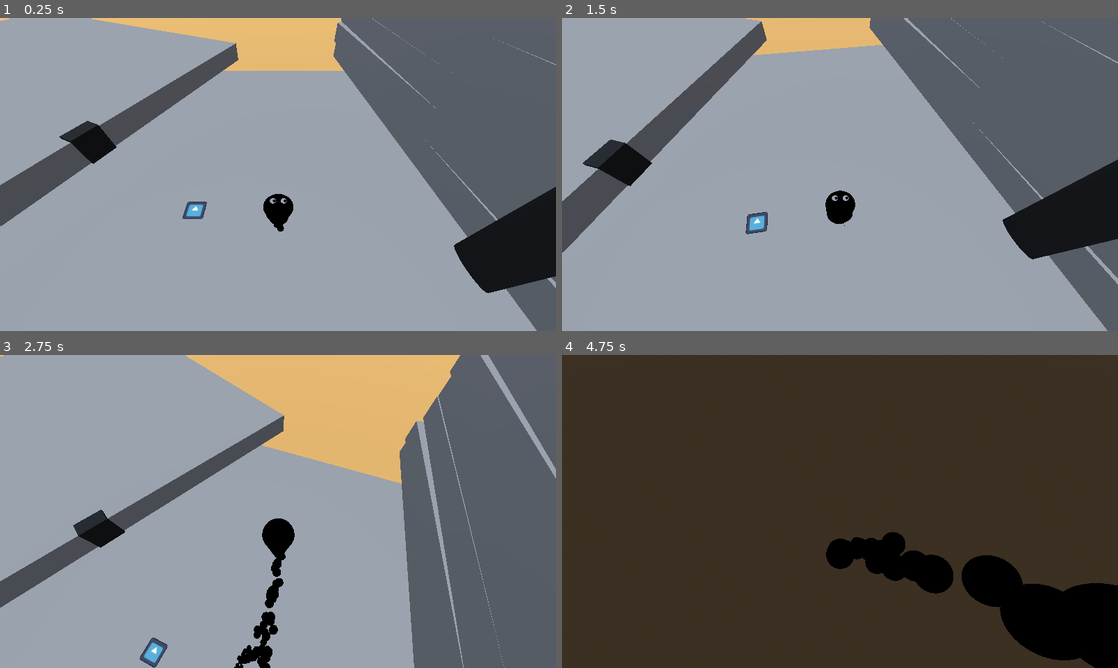
Above: before the commit, frames 1-4 (two rows, left to right).
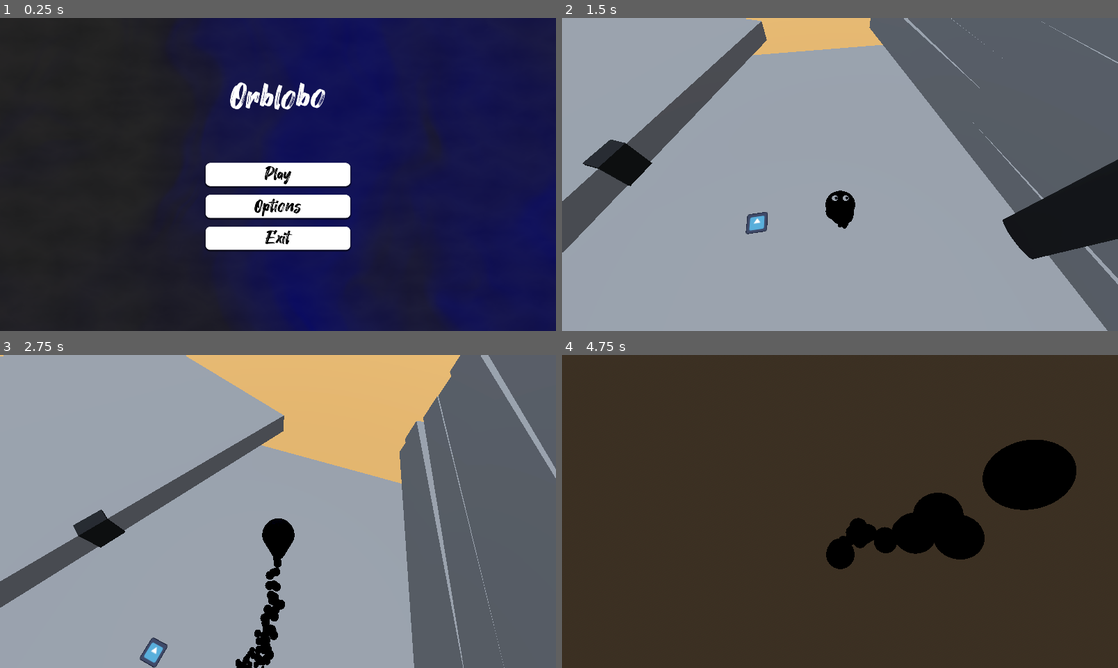
Above: after the commit, the same moments.

Repository: fossinating/trianglegamejam
Game: Godot game, scene res://levels/MainMenu.tscn
Two runs of this game, one before a commit and one after it. Both use one fixed random seed, a clock stepped at 60 frames per second and the inputs below. Before the commit the project starts from res://levels/workshop.tscn. The engine's default icon, where the game draws it, is replaced by a stand-in: a white triangle on a blue panel in a dark square.
Inputs (mouse positions are in pixels of both pictures, inside the frame that each line leads up to):
- Up to frame 1 (0.25 s): no input
- Up to frame 2 (1.5 s): click (840, 174) at 0.5 s, where only the run after the commit has a clickable "Play"; move the mouse to (867, 174) at 1.27 s; hold W (move_up) from 1.28 s (still down); tap Down (cam_down) at 1.35 s
- Up to frame 3 (2.75 s): keep holding W (move_up); tap Space (jump) at 1.52, 2.27 s; move the mouse to (250, 511) at 2.02 s; tap Left (cam_left) at 2.1 s
- Up to frame 4 (4.75 s): keep holding W (move_up); move the mouse to (851, 505) at 2.77 s; tap Right (cam_right) at 2.85 s; move the mouse to (834, 517) at 3.52 s; tap Up (cam_up) at 3.6 s; tap Space (jump) at 3.77, 4.52 s; move the mouse to (878, 514) at 4.27 s; hold Ctrl (crouch) from 4.28 s (still down)

The runs differ from the first frame. In frame 1, 99% of the frame differs, in the area x 0-100%, y 0-100%; in frame 2, less than 0.1%; in frame 3, 0.5%; in frame 4, 13%.

Commit message:
Update main scene

Diff:
--- a/project.godot
+++ b/project.godot
@@ -11,7 +11,7 @@
 [application]
 
 config/name="TriangleGameJam"
-run/main_scene="res://levels/workshop.tscn"
+run/main_scene="res://levels/MainMenu.tscn"
 config/features=PackedStringArray("4.3", "Forward Plus")
 config/icon="res://icon.svg"
 
